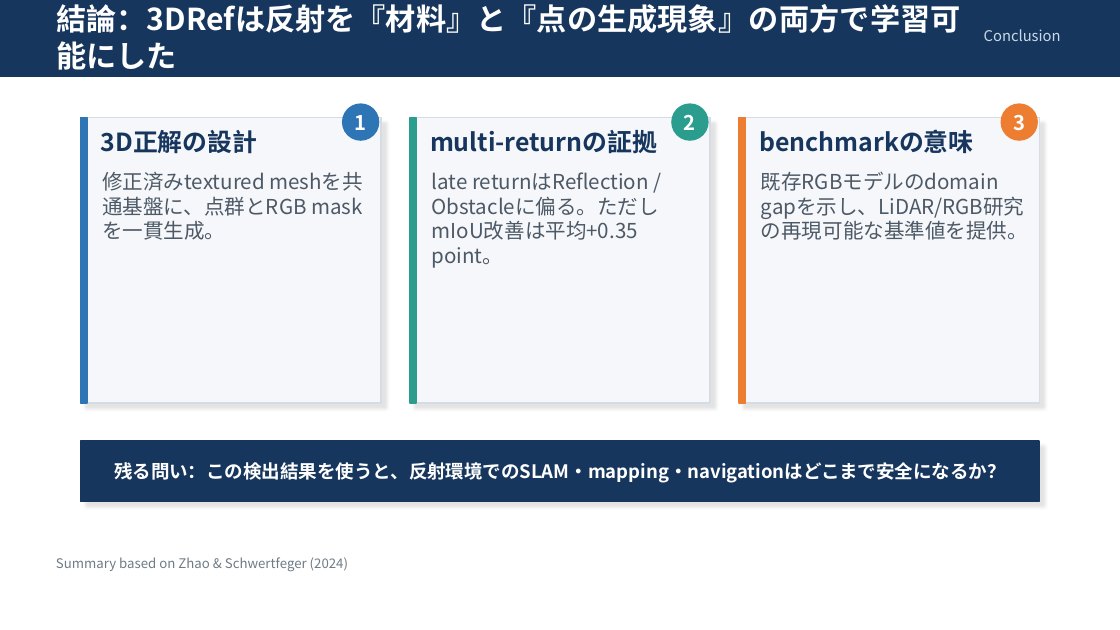
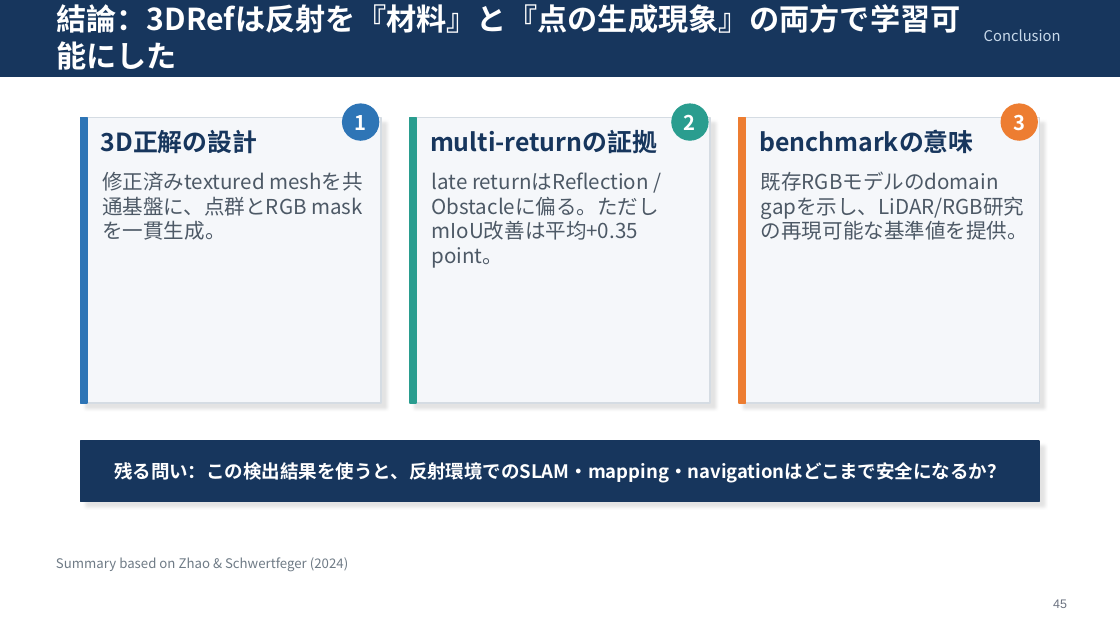
Before and after one commit to i-takechi/Master_work, a slide deck: slide 45 of セミナー202060723.pptx. Drawn at 1120x630 pixels with LibreOffice and Linux fonts; fonts in the diff are those of the drawing. Boxes give left, top, right and bottom in pixels: in the first picture for what was removed or moved away, otherwise in the second. Text is boxed around its words. In the diff, an @@ line names an element or a change of style, - is before the commit and + after.

```diff
--- a/セミナー202060723.pptx
+++ b/セミナー202060723.pptx
@@ text added at <box>1053,599,1067,608</box>, 8 pt, text #6B7280 @@
+45
```
Also in this commit, not shown: 47 other slides changed.
